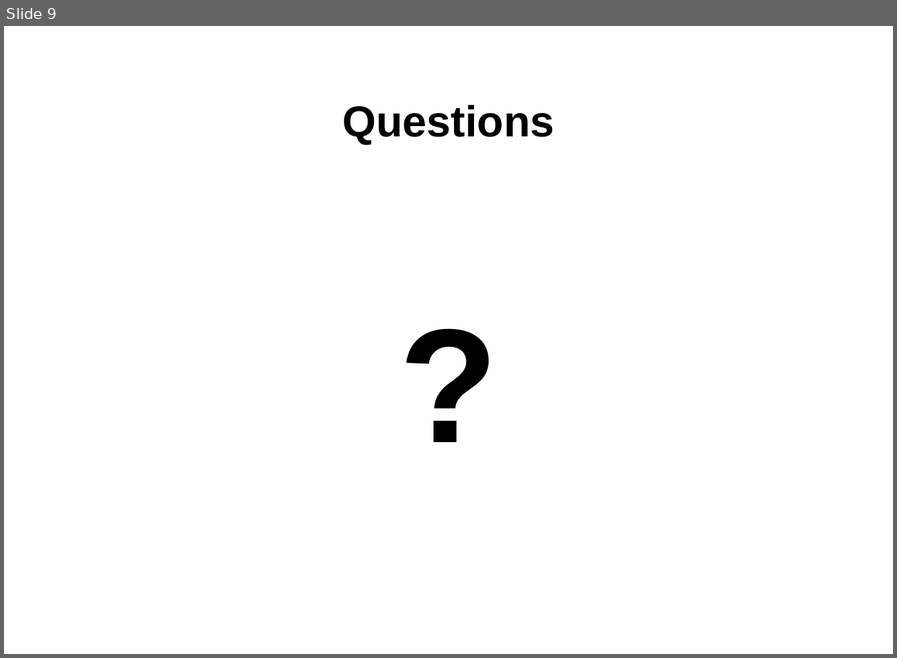
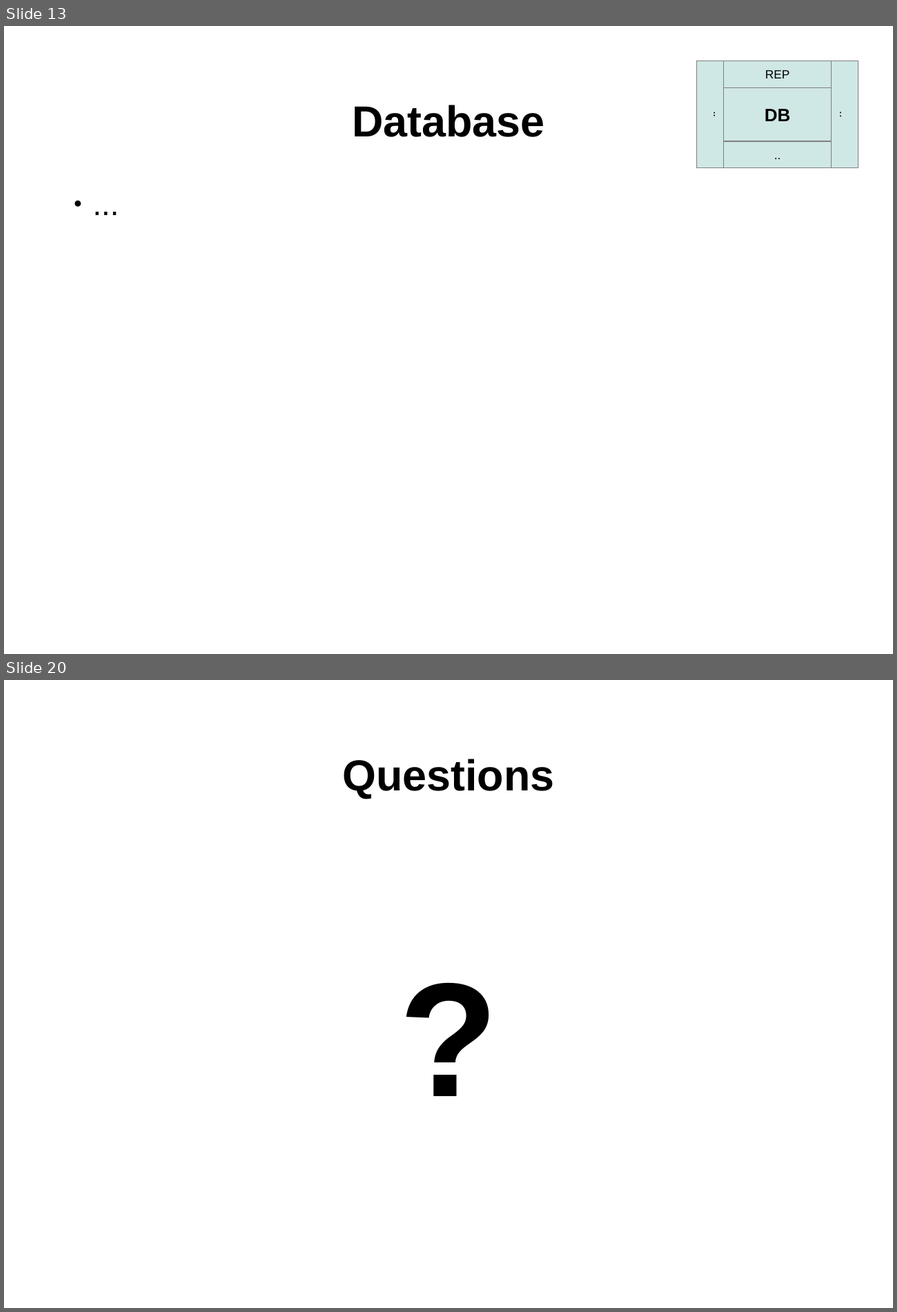
Before and after one commit to hsk81/fx-zero, a slide deck: doc/presentation/fx-zero.odp. Shown one above the other, each under a label of ours: slide 9 before the commit, slides 13 and 20 after it; the slides between them are not shown. The pictures are 897x658 and 897x1312 pixels, drawn with LibreOffice and Linux fonts; fonts in the diff are those of the drawing. Boxes give left, top, right and bottom in pixels: in the first picture for what was removed or moved away, otherwise in the second. Text is boxed around its words. In the diff, an @@ line names an element or a change of style, - is before the commit and + after.

```diff
--- a/doc/presentation/fx-zero.odp
+++ b/doc/presentation/fx-zero.odp
@@ slide 13 added at (4, 26, 893, 654), background #FFFFFF @@
@@ group added at (697, 61, 858, 168): 5 rectangles @@
+DB
+..
+REP
+..
+..
@@ title added at (352, 105, 544, 137), 58.1 pt, text #000000, bold @@
+Database
@@ text added at (67, 184, 829, 571), 42.2 pt, text #000000 @@
+● ...
@@ what was slide 9 is now slide 20 @@
```
Also in this commit, not shown: 5 slides changed, 10 other slides added, 3 other files.
